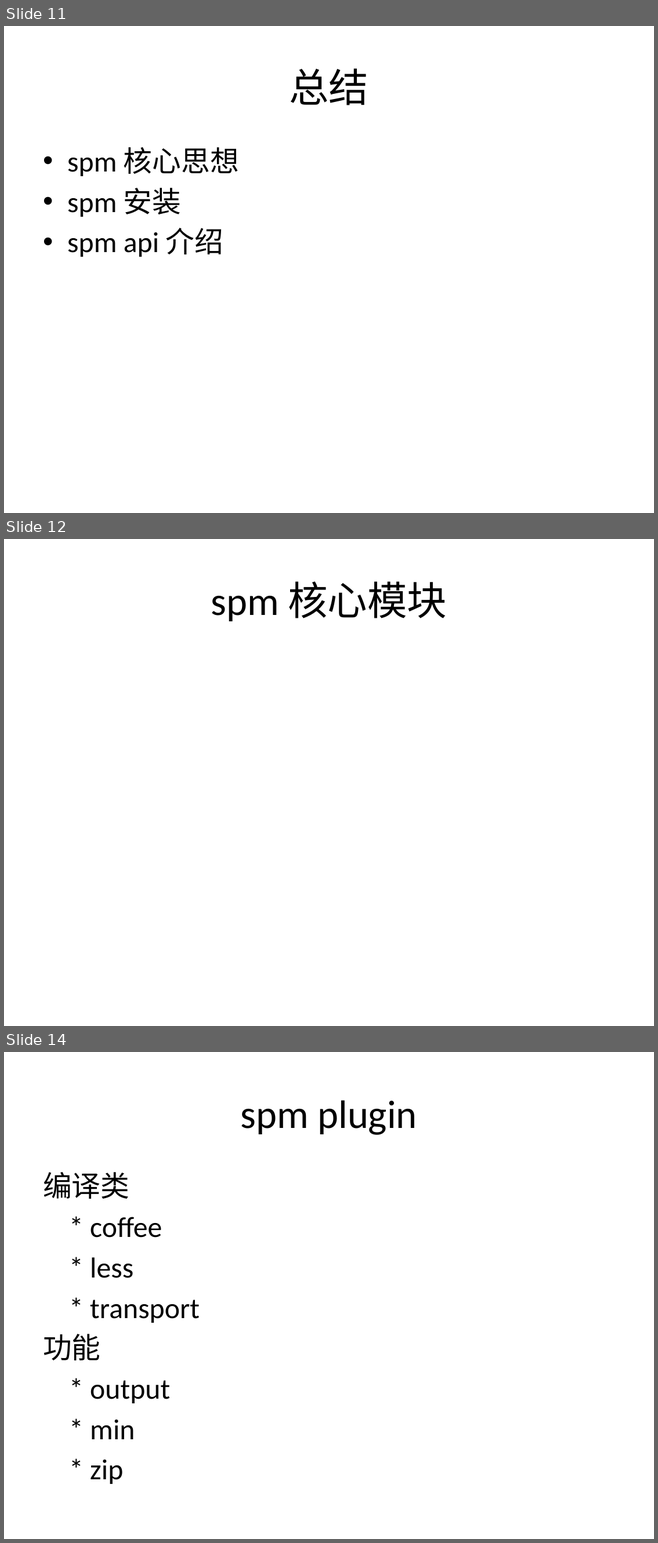
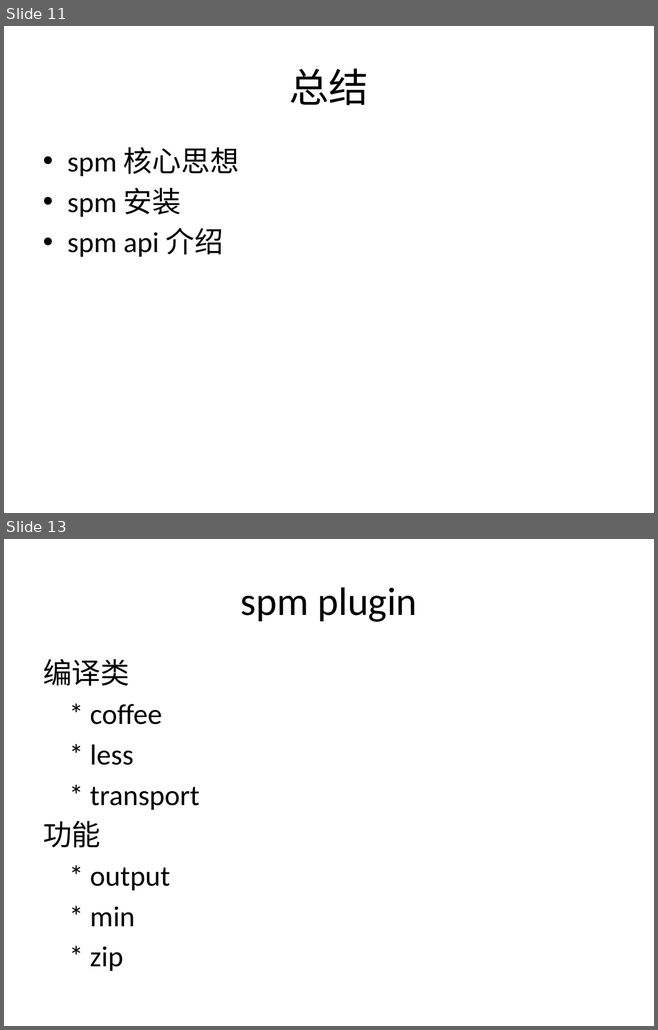
Before and after one commit to lonjoy/spm, a slide deck: 支付宝前端工具 spm.pptx. Shown one above the other, each under a label of ours: slides 11, 12 and 14 before the commit, slides 11 and 13 after it; the slides between them are not shown. The pictures are 658x1543 and 658x1030 pixels, drawn with LibreOffice and Linux fonts; fonts in the diff are those of the drawing; background and template pictures are left out. Boxes give left, top, right and bottom in pixels: in the first picture for what was removed or moved away, otherwise in the second. Text is boxed around its words. In the diff, an @@ line names an element or a change of style, - is before the commit and + after.

```diff
--- a/支付宝前端工具 spm.pptx
+++ b/支付宝前端工具 spm.pptx
@@ slide 12 removed at bbox=[4, 539, 654, 1026], background picture (left out) @@
@@ title removed at bbox=[210, 581, 447, 621] @@
-spm 核心模块
@@ what was slide 14 is now slide 13 @@
```
Also in this commit, not shown: 2 slides changed, 4 slides added, 1 other slide removed, 1 other file.
